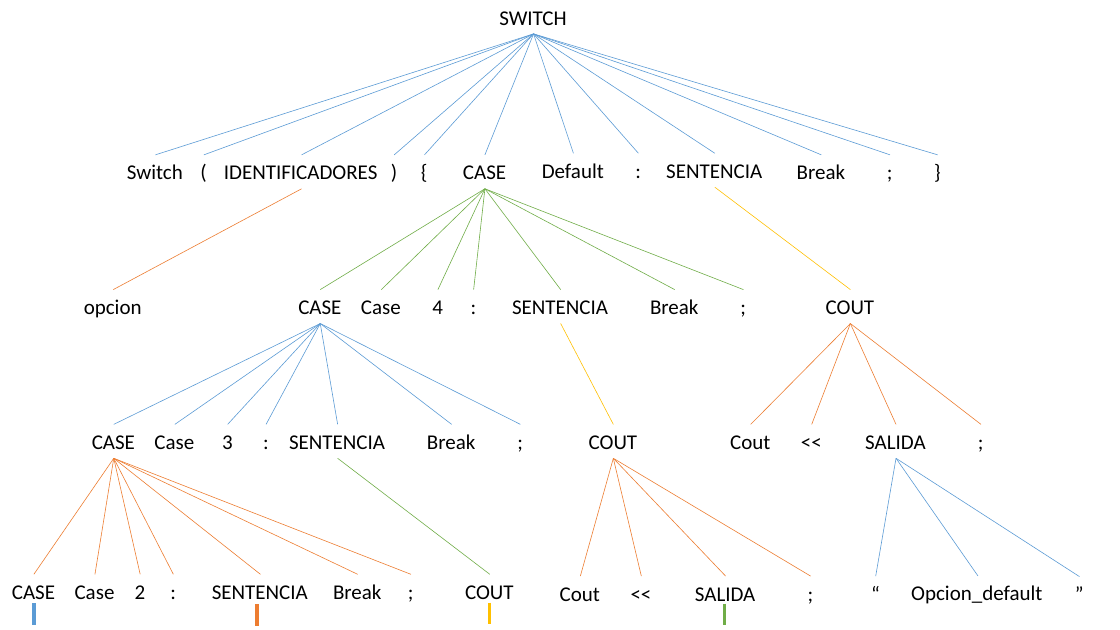
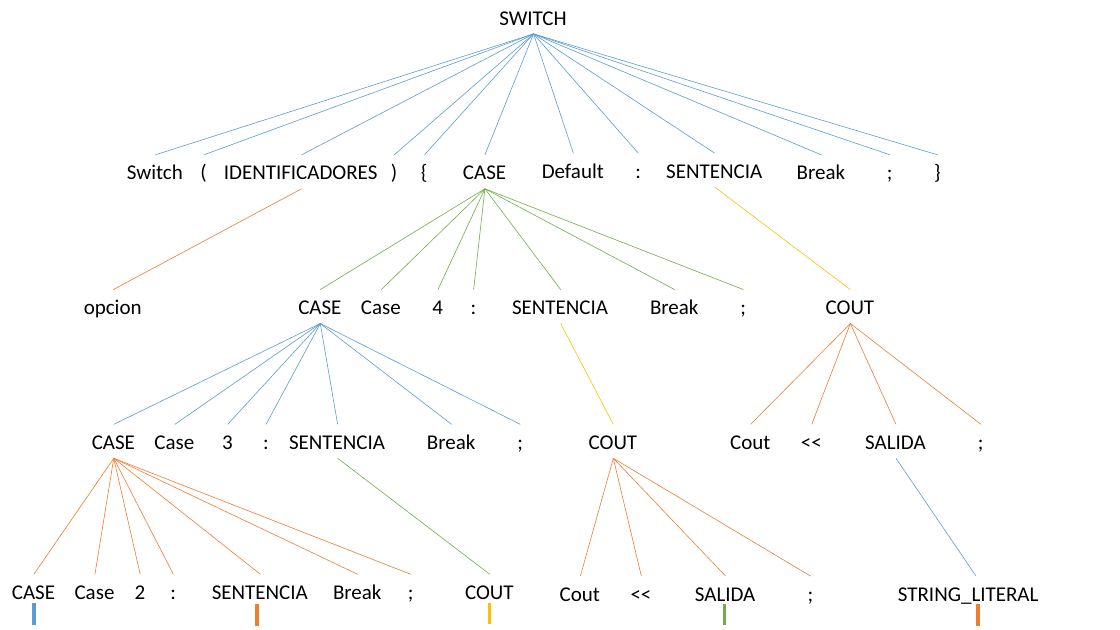
Before and after one commit to jacarou/Compilador_de_C, a slide deck: slide 2 of Arboles/SwitchCase.pptx. Drawn at 1120x630 pixels with LibreOffice and Linux fonts; fonts in the diff are those of the drawing. Boxes give left, top, right and bottom in pixels: in the first picture for what was removed or moved away, otherwise in the second. Text is boxed around its words. In the diff, an @@ line names an element or a change of style, - is before the commit and + after.

```diff
--- a/Arboles/SwitchCase.pptx
+++ b/Arboles/SwitchCase.pptx
@@ line removed from (897, 459) to (876, 576) @@
@@ line removed from (897, 459) to (1080, 576) @@
@@ text removed at [863, 576, 889, 610] @@
-“
@@ text added at [898, 587, 1039, 607], 18 pt, text #000000 @@
+STRING_LITERAL
@@ text removed at [911, 585, 1042, 604] @@
-Opcion_default
@@ text removed at [1067, 576, 1093, 610] @@
-”
@@ line added from (978, 604) to (978, 626), #ED7D31 3 pt @@
```
Also in this commit, not shown: 1 other slide changed, 6 other files.
